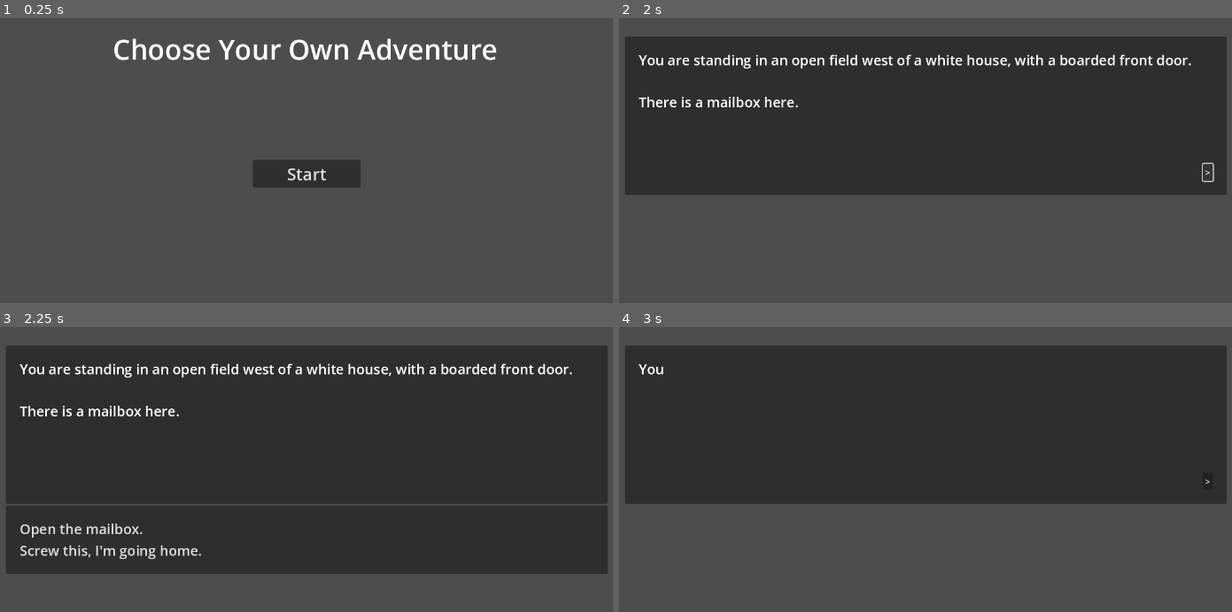
Above: before the commit, frames 1-4 (two rows, left to right).
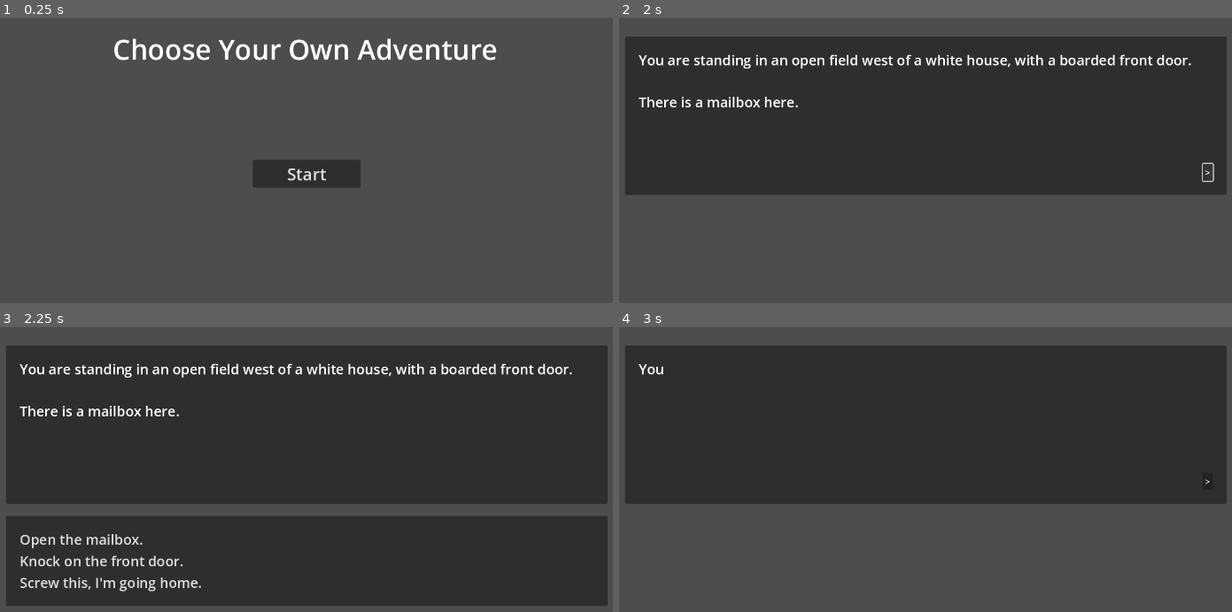
Above: after the commit, the same moments.

Repository: skarstensen/Godot-CYOA-template
Game: Godot game, scene res://game.tscn
Two runs of this game, one before a commit and one after it. Both use one fixed random seed, a clock stepped at 60 frames per second and the inputs below.
Inputs:
- Up to frame 1 (0.25 s): no input
- Up to frame 2 (2 s): click "Start" at 0.5 s; click ">" at 1.25 s
- Up to frame 3 (2.25 s): click ">" at 2 s
- Up to frame 4 (3 s): click "Open the mailbox." at 2.75 s

Frames 1-2 are identical in both runs. In frame 3, 16% of the frame differs, in the area x 1-100%, y 62-98%; in frame 4, nothing differs.

Commit message:
Fixed Choice dialog anchors, added jumpToScene example

Diff:
--- a/game.tscn
+++ b/game.tscn
@@ -108,17 +108,14 @@
 [node name="Choices Dialog" type="PanelContainer" parent="Story Screen"]
 visible = false
 layout_mode = 1
-anchors_preset = 8
+anchors_preset = 5
 anchor_left = 0.5
-anchor_top = 0.5
 anchor_right = 0.5
-anchor_bottom = 0.5
-offset_left = -543.0
-offset_top = 60.0
-offset_right = 544.0
-offset_bottom = 145.0
+offset_left = -543.5
+offset_top = 420.0
+offset_right = 543.5
+offset_bottom = 505.0
 grow_horizontal = 2
-grow_vertical = 2
 script = ExtResource("4_um3na")
 
 [node name="MarginContainer" type="MarginContainer" parent="Story Screen/Choices Dialog"]
--- a/scripts/Story.gd
+++ b/scripts/Story.gd
@@ -33,6 +33,9 @@
 
 
 func _on_advance_beat():
+	if (current_beat.jumpToNode != ""):
+		jumpToNode(current_beat.jumpToNode)
+
 	if (current_beat.get_child_count() == 0):
 		END_OF_STORY.emit()
 	else:
--- a/story/story_flow.tscn
+++ b/story/story_flow.tscn
@@ -7,19 +7,26 @@
 text = "You are standing in an open field west of a white house, with a boarded front door.
 
 There is a mailbox here."
-choices = Array[String](["Open the mailbox.", "Screw this, I'm going home."])
+choices = Array[String](["Open the mailbox.", "Knock on the front door.", "Screw this, I'm going home."])
 
 [node name="Open Mailbox" type="Node" parent="."]
 script = ExtResource("1_go77m")
 text = "You open the mailbox.  Inside is a pile of junk mail from a different game entirely."
 
-[node name="Go inside" type="Node" parent="Open Mailbox"]
+[node name="Go around back" type="Node" parent="Open Mailbox"]
 script = ExtResource("1_go77m")
 text = "You're briefly tempted to read it, but you remember that this is a game about finding treasure under the house.  You close the mailbox and go around back.
 
 There is a sign on the door that says \"Go away\", so you do.
 
 THE END"
+
+[node name="Knock" type="Node" parent="."]
+script = ExtResource("1_go77m")
+text = "You knock on the front door.
+
+There's nobody home."
+jumpToNode = "."
 
 [node name="Go Home" type="Node" parent="."]
 script = ExtResource("1_go77m")
